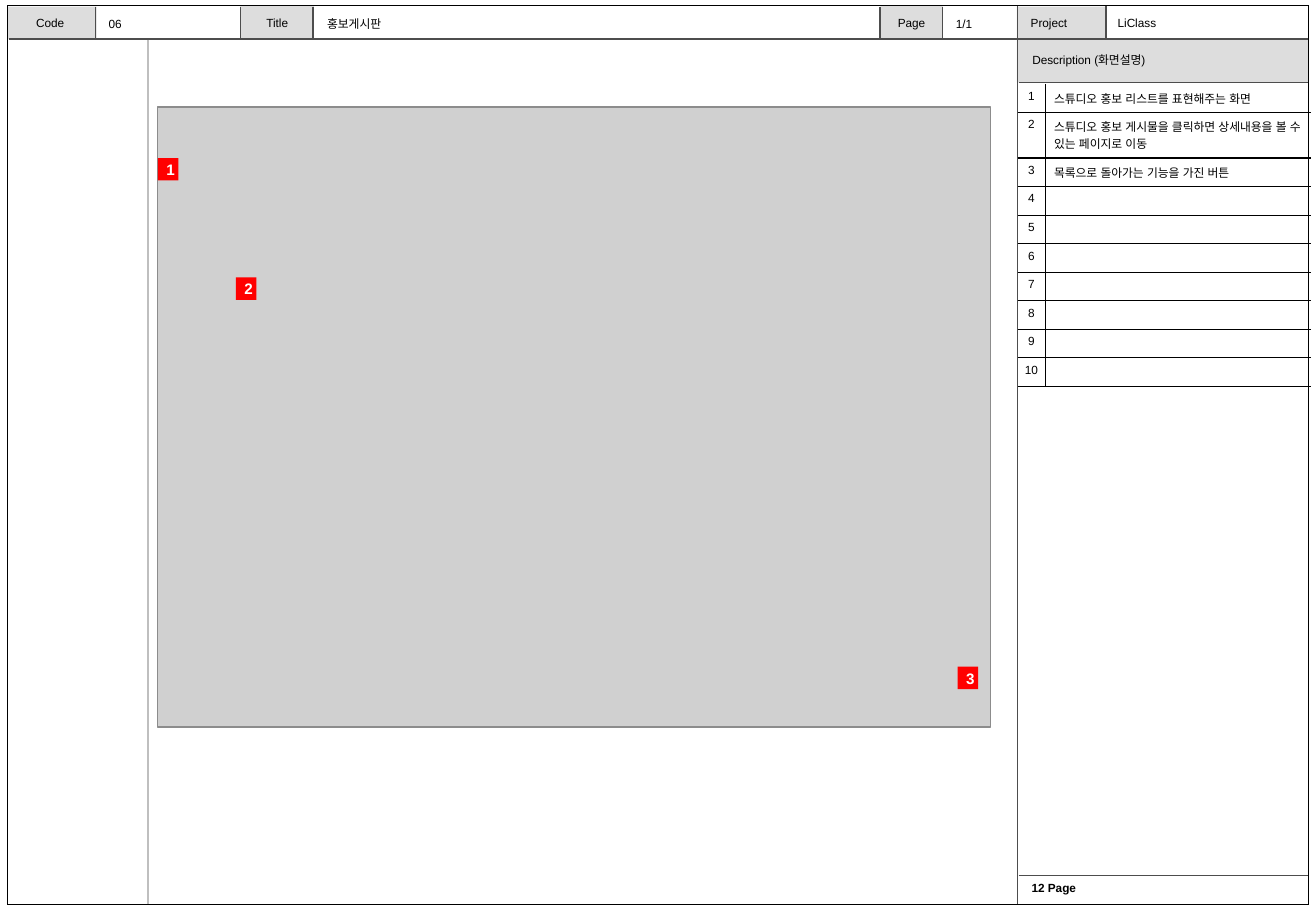
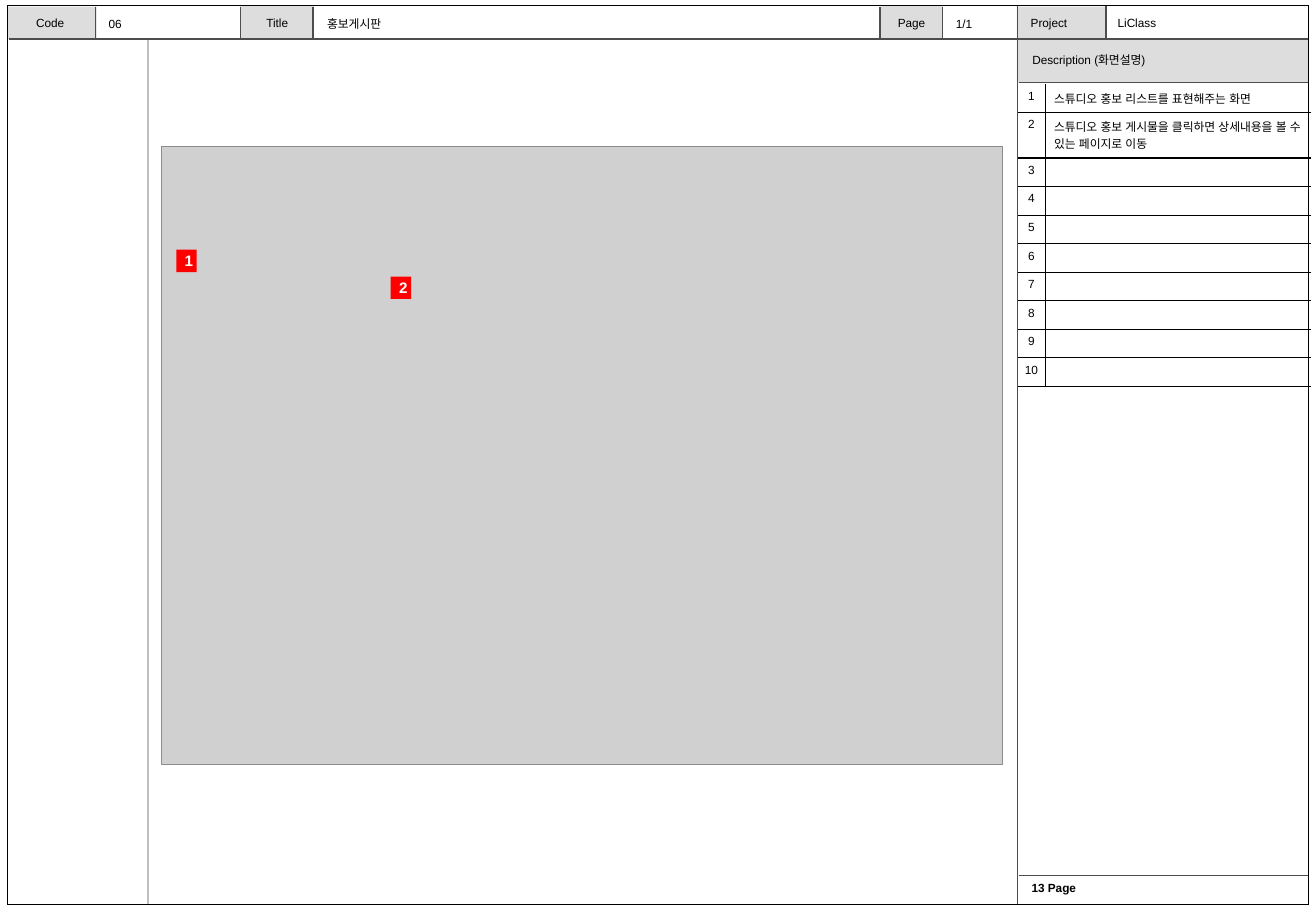
Before and after one commit to jmlim1107/jmlim1107.kh, a slide deck: slide 13 of LiClassProject/라이클래스 팀프로젝트 산출물/6. 스토리보드(화면설계)/3조_스토리보드_20230403_클래스,센터.pptx (slide 12 before the commit). Drawn at 1316x911 pixels with LibreOffice and Linux fonts; fonts in the diff are those of the drawing; grey boxes stand for pictures. Boxes give left, top, right and bottom in pixels: in the first picture for what was removed or moved away, otherwise in the second. Text is boxed around its words. In the diff, an @@ line names an element or a change of style, - is before the commit and + after.

```diff
--- a/LiClassProject/라이클래스 팀프로젝트 산출물/6. 스토리보드(화면설계)/3조_스토리보드_20230403_클래스,센터.pptx
+++ b/LiClassProject/라이클래스 팀프로젝트 산출물/6. 스토리보드(화면설계)/3조_스토리보드_20230403_클래스,센터.pptx
@@ table at <box>1018,84,1312,378</box> @@
-row 3, column 2: 목록으로 돌아가는 기능을 가진 버튼
+row 3, column 2: 
@@ picture: place and size @@
-picture at <box>158,107,992,727</box>
+picture at <box>162,146,1002,764</box>
@@ rectangle "1": place and size @@
-rectangle "1" at <box>158,158,179,180</box>
+rectangle "1" at <box>176,250,197,272</box>
@@ rectangle "2": place and size @@
-rectangle "2" at <box>236,277,256,299</box>
+rectangle "2" at <box>391,277,412,299</box>
@@ rectangle removed at <box>958,667,978,689</box> @@
-3
```
Also in this commit, not shown: 1 slide added.
